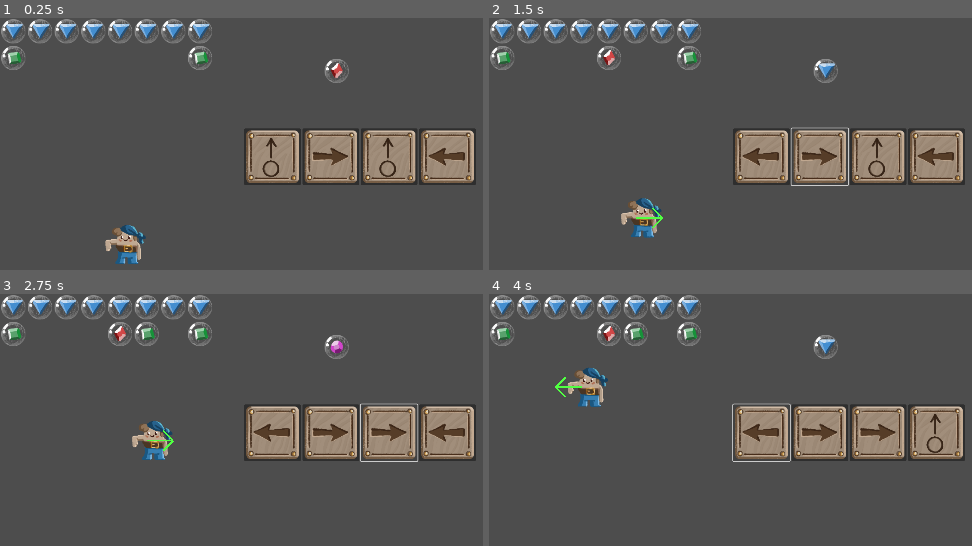
Above: before the commit, frames 1-4 (two rows, left to right).
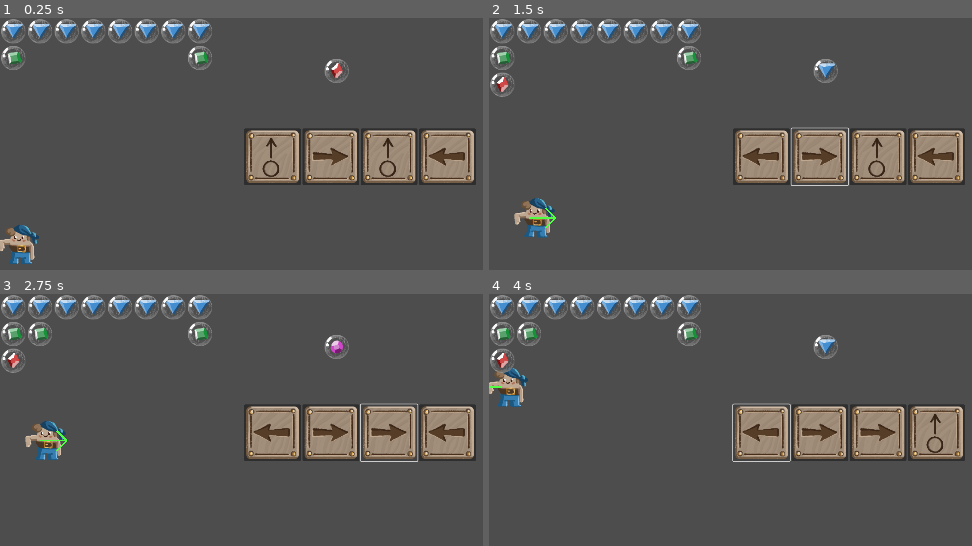
Above: after the commit, the same moments.

Repository: Aeropulu/ggj2025
Game: Godot game, scene res://Scenes/Game.tscn
Two runs of this game, one before a commit and one after it. Both use one fixed random seed, a clock stepped at 60 frames per second and the inputs below. The project has no main scene, so this scene is started directly.
Inputs (mouse positions are in pixels of both pictures, inside the frame that each line leads up to):
- Up to frame 1 (0.25 s): no input
- Up to frame 2 (1.5 s): click (759, 156) at 0.5 s; click (817, 156) at 1.25 s
- Up to frame 3 (2.75 s): click (391, 432) at 2 s
- Up to frame 4 (4 s): click (938, 432) at 2.75 s; click (759, 432) at 3.5 s

The runs differ from the first frame. In frame 1, 1.6% of the frame differs, in the area x 0-31%, y 82-98%; in frame 2, 2.1%; in frame 3, 2.6%, in the area x 0-37%, y 11-66%; in frame 4, 2.6%.

Commit message:
player stops at edges of board

Diff:
--- a/Scripts/action_base.gd
+++ b/Scripts/action_base.gd
@@ -2,11 +2,9 @@
 class_name ActionBase
 
 @export var icon:Texture2D
-signal action_done
 
 # Override this
 func do_action(_char: Character)-> bool:
-	action_done.emit()
 	return false
 
 func make_preview(_char: Character)-> Node2D:
--- a/Scripts/action_move.gd
+++ b/Scripts/action_move.gd
@@ -5,9 +5,13 @@
 @export var preview_arrow_scene: PackedScene = preload("res://Scenes/ActionPreviews/PreviewMove.tscn")
 
 func do_action(char: Character)-> bool:
-	char.move_to(char.get_tile_pos() + relative_movement)
-	# TODO: check collisions
-	action_done.emit()
+	var board: Board = char.get_node("%Board")
+	var next_pos: Vector2i = char.get_tile_pos() + relative_movement
+	if next_pos.x < 0 or next_pos.y >= board.width:
+		char.bump(relative_movement)
+		return false
+
+	char.move_to(next_pos)
 	return true
 
 func make_preview(_char: Character)-> Node2D:
--- a/Scripts/action_shoot.gd
+++ b/Scripts/action_shoot.gd
@@ -59,7 +59,6 @@
 		else:
 			last_timer.timeout.connect(func(): carrier.following_path = true)
 		last_timer = board.get_tree().create_timer(delay_between_shots)
-	last_timer.timeout.connect(func(): action_done.emit())
 	return true
 
 func make_preview(char: Character)-> Node2D:
--- a/Scripts/board.gd
+++ b/Scripts/board.gd
@@ -24,8 +24,9 @@
 		if next_pos.x < 0:
 			direction.x = -direction.x
 			next_pos.x = -next_pos.x
-		elif next_pos.x > width:
+		elif next_pos.x >= width:
 			direction.x = -direction.x
+			# TODO: off by one?
 			next_pos.x = width - (next_pos.x - width)
 
 		if (next_pos.y < 0 or next_pos.y > height
--- a/Scripts/character.gd
+++ b/Scripts/character.gd
@@ -5,7 +5,7 @@
 
 # Called when the node enters the scene tree for the first time.
 func _ready() -> void:
-	move_to(Vector2i(4, 8))
+	move_to(Vector2i(0, 8))
 
 
 # Called every frame. 'delta' is the elapsed time since the previous frame.
@@ -25,3 +25,6 @@
 
 func advance() -> void:
 	move_to(_tilemap.local_to_map(position) + Vector2i.UP)
+
+func bump(direction: Vector2i) -> void:
+	pass
